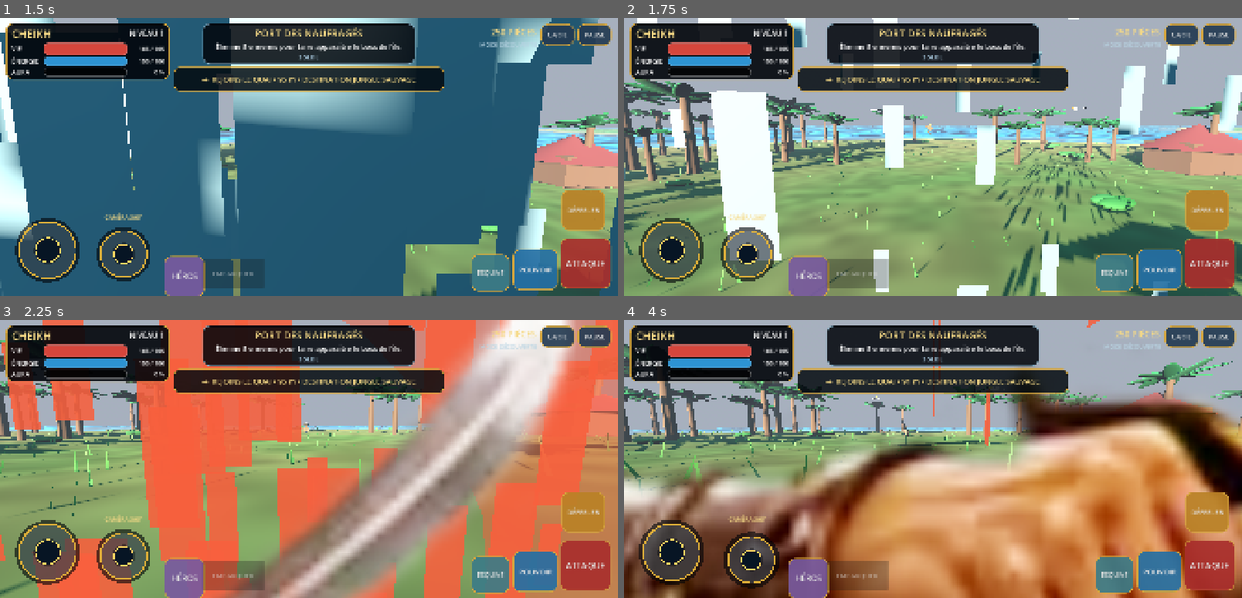
Above: before the commit, frames 1-4 (two rows, left to right).
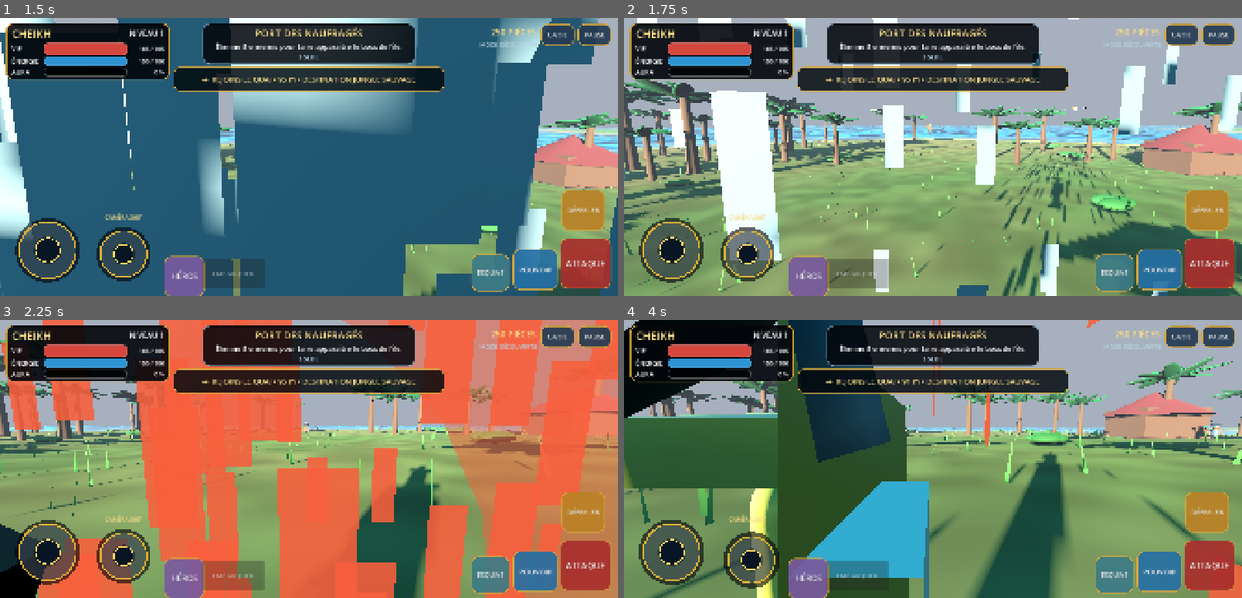
Above: after the commit, the same moments.

Repository: Chasmet/Chk-pirate-warrior-
Game: Godot game, scene res://scenes/main.tscn
Same seed, same stepped clock (60 frames per second), same inputs: the game is played once before the commit and once after it.
Inputs (mouse positions are in pixels of both pictures, inside the frame that each line leads up to):
- Up to frame 1 (1.5 s): click (123, 84) at 0.52 s; click "COMMENCER" at 1.25 s
- Up to frame 2 (1.75 s): no input
- Up to frame 3 (2.25 s): drag from (414, 495) to (370, 397) at 2.02 s
- Up to frame 4 (4 s): drag from (673, 553) to (902, 514) at 2.77 s; move the mouse to (753, 559) at 3.52 s; hold D (move_right) from 3.53 s (still down); tap Q (aura) at 3.6 s; click (753, 559) at 3.67 s

Frame 1 is identical in both runs. In frame 2, 0.7% of the frame differs, in the area x 22-72%, y 57-100%; in frame 3, 23%; in frame 4, 64%, in the area x 0-100%, y 0-100%.

Commit message:
feat(heroes): remplacer les planches par des modèles 3D procéduraux

Diff:
--- a/godot/scripts/hero_factory.gd
+++ b/godot/scripts/hero_factory.gd
@@ -55,16 +55,20 @@
 	hero.name = String(profile["display_name"])
 	hero.set_meta("hero_id", resolved_id)
 	hero.set_meta("profile", profile)
+	hero.set_meta("procedural_3d", true)
 
 	var rig := Node3D.new()
 	rig.name = "RigVisuel"
 	hero.add_child(rig)
-	_build_character_art(rig, profile, third_person)
+	_build_compatibility_art(rig, profile, third_person)
+	_build_model_3d(rig, resolved_id, profile)
 	_build_ground_shadow(rig, profile)
 	_build_aura(rig, profile)
 	return hero
 
-static func _build_character_art(root: Node3D, profile: Dictionary, third_person: bool) -> void:
+# Cette planche reste minuscule pour préserver les anciennes interfaces et les
+# tests de ressources. Le personnage visible en jeu est désormais Model3D.
+static func _build_compatibility_art(root: Node3D, profile: Dictionary, third_person: bool) -> void:
 	var sprite := Sprite3D.new()
 	sprite.name = "CharacterArt"
 	var texture_path := String(profile["third_person_sprite"]) if third_person else String(profile["sprite"])
@@ -72,19 +76,168 @@
 	sprite.hframes = 4
 	sprite.vframes = 1
 	sprite.frame = 0
-	sprite.pixel_size = float(profile["pixel_size"])
+	sprite.pixel_size = 0.000001
 	sprite.position.y = float(profile["sprite_y"])
-	sprite.billboard = BaseMaterial3D.BILLBOARD_ENABLED
+	sprite.billboard = BaseMaterial3D.BILLBOARD_DISABLED
 	sprite.double_sided = true
 	sprite.shaded = false
 	sprite.cast_shadow = GeometryInstance3D.SHADOW_CASTING_SETTING_OFF
-	# Le héros appartient au monde 3D : le depth test doit rester actif pour
-	# qu'un mur, un arbre ou le navire puisse réellement passer devant lui.
-	# L'opaque pre-pass stabilise les contours transparents sur les GPU mobiles.
 	sprite.no_depth_test = false
 	sprite.alpha_cut = SpriteBase3D.ALPHA_CUT_OPAQUE_PREPASS
-	sprite.render_priority = 2
+	sprite.render_priority = -8
 	root.add_child(sprite)
+
+static func _build_model_3d(root: Node3D, hero_id: String, profile: Dictionary) -> void:
+	var model := Node3D.new()
+	model.name = "Model3D"
+	model.set_meta("hero_id", hero_id)
+	model.set_meta("front_axis", Vector3(0.0, 0.0, -1.0))
+	root.add_child(model)
+
+	var height_ratio := float(profile["height"]) / 1.92
+	model.scale = Vector3.ONE * height_ratio
+
+	var skin := _material(Color(profile["skin"]), 0.78)
+	var skin_light := _material(Color(profile["skin"]).lightened(0.08), 0.72)
+	var accent := _material(Color(profile["accent"]), 0.62)
+	var aura_color := Color(profile["aura"])
+	var dark := _material(Color("17202a"), 0.86)
+	var cloth_dark := _material(Color("26313b"), 0.88)
+	var leather := _material(Color("4b3023"), 0.90)
+	var white := _material(Color("f1eadc"), 0.70)
+	var eye_dark := _material(Color("090b0d"), 0.55)
+	var metal := _material(Color("c7d1d6"), 0.24, 0.72)
+	var gold := _material(Color("d8ad48"), 0.32, 0.62)
+
+	var hips := Node3D.new()
+	hips.name = "Hanches"
+	hips.position = Vector3(0.0, 0.82, 0.0)
+	model.add_child(hips)
+	_add_box(hips, "Ceinture", Vector3(0.54, 0.18, 0.30), Vector3.ZERO, Vector3.ZERO, leather)
+	_add_box(hips, "Boucle", Vector3(0.13, 0.11, 0.035), Vector3(0.0, 0.0, -0.17), Vector3.ZERO, gold)
+
+	var torso := Node3D.new()
+	torso.name = "Torse"
+	torso.position = Vector3(0.0, 1.22, 0.0)
+	model.add_child(torso)
+	var torso_width := 0.68 if hero_id == "cheikh" else 0.55 if hero_id == "yvane" else 0.58
+	_add_box(torso, "Buste", Vector3(torso_width, 0.72, 0.34), Vector3.ZERO, Vector3.ZERO, accent)
+	_add_box(torso, "Chemise", Vector3(torso_width * 0.46, 0.58, 0.035), Vector3(0.0, 0.0, -0.19), Vector3.ZERO, white)
+	_add_box(torso, "Sangle", Vector3(0.11, 0.82, 0.045), Vector3(0.08, 0.0, -0.22), Vector3(0.0, 0.0, -26.0), leather)
+
+	var coat := Node3D.new()
+	coat.name = "Manteau"
+	coat.position = Vector3(0.0, -0.26, 0.17)
+	torso.add_child(coat)
+	_add_box(coat, "PanGauche", Vector3(0.24, 0.68, 0.08), Vector3(-0.17, -0.28, 0.0), Vector3(8.0, 0.0, -4.0), accent)
+	_add_box(coat, "PanDroit", Vector3(0.24, 0.68, 0.08), Vector3(0.17, -0.28, 0.0), Vector3(8.0, 0.0, 4.0), accent)
+
+	var head := Node3D.new()
+	head.name = "Tete"
+	head.position = Vector3(0.0, 1.78, 0.0)
+	model.add_child(head)
+	_add_sphere(head, "Visage", 0.245, Vector3.ZERO, Vector3(1.0, 1.08, 0.94), skin_light)
+	_build_face(head, hero_id, skin, white, eye_dark, accent, gold)
+	_build_hair(head, hero_id, dark, accent, leather)
+
+	_build_arm(model, "BrasGauche", -1.0, skin, accent, hero_id)
+	var right_arm := _build_arm(model, "BrasDroit", 1.0, skin, accent, hero_id)
+	_build_leg(model, "JambeGauche", -1.0, cloth_dark, leather)
+	_build_leg(model, "JambeDroite", 1.0, cloth_dark, leather)
+	_build_weapon(right_arm, hero_id, aura_color, leather, metal, gold)
+
+	if hero_id == "nelvyn":
+		_build_backpack(torso, dark, gold, aura_color)
+	elif hero_id == "yvane":
+		_build_lightning_marks(torso, aura_color)
+	else:
+		_build_captain_details(torso, gold)
+
+static func _build_face(head: Node3D, hero_id: String, skin: StandardMaterial3D, white: StandardMaterial3D, eye_dark: StandardMaterial3D, accent: StandardMaterial3D, gold: StandardMaterial3D) -> void:
+	for side in [-1.0, 1.0]:
+		_add_sphere(head, "Oeil", 0.055, Vector3(side * 0.085, 0.045, -0.218), Vector3(1.05, 0.72, 0.42), white)
+		_add_sphere(head, "Pupille", 0.026, Vector3(side * 0.085, 0.043, -0.252), Vector3(0.74, 0.82, 0.38), eye_dark)
+		_add_box(head, "Sourcil", Vector3(0.10, 0.022, 0.024), Vector3(side * 0.085, 0.115, -0.235), Vector3(0.0, 0.0, side * -7.0), eye_dark)
+	_add_sphere(head, "Nez", 0.040, Vector3(0.0, -0.005, -0.258), Vector3(0.72, 1.05, 0.62), skin)
+	_add_box(head, "Bouche", Vector3(0.10, 0.020, 0.022), Vector3(0.0, -0.105, -0.244), Vector3.ZERO, eye_dark)
+	if hero_id == "cheikh":
+		_add_box(head, "Barbe", Vector3(0.31, 0.16, 0.12), Vector3(0.0, -0.175, -0.105), Vector3(12.0, 0.0, 0.0), eye_dark)
+	elif hero_id == "nelvyn":
+		var goggles := Node3D.new()
+		goggles.name = "Lunettes"
+		head.add_child(goggles)
+		for side in [-1.0, 1.0]:
+			_add_cylinder(goggles, "Verre", 0.073, 0.035, Vector3(side * 0.082, 0.050, -0.258), Vector3(90.0, 0.0, 0.0), gold)
+		_add_box(goggles, "Pont", Vector3(0.055, 0.020, 0.020), Vector3(0.0, 0.050, -0.270), Vector3.ZERO, accent)
+
+static func _build_hair(head: Node3D, hero_id: String, dark: StandardMaterial3D, accent: StandardMaterial3D, leather: StandardMaterial3D) -> void:
+	if hero_id == "cheikh":
+		_add_sphere(head, "Cheveux", 0.252, Vector3(0.0, 0.085, 0.018), Vector3(1.02, 0.62, 1.02), dark)
+		_add_box(head, "Bandeau", Vector3(0.52, 0.075, 0.37), Vector3(0.0, 0.145, -0.010), Vector3.ZERO, accent)
+	elif hero_id == "yvane":
+		_add_sphere(head, "Cheveux", 0.248, Vector3(0.0, 0.10, 0.020), Vector3(1.02, 0.64, 1.02), dark)
+		for index in range(7):
+			var x := -0.21 + float(index) * 0.07
+			var length := 0.34 + float(abs(index - 3)) * 0.025
+			_add_capsule(head, "Tresse_%d" % index, 0.025, length, Vector3(x, -0.03, 0.105), Vector3(8.0, 0.0, float(index - 3) * 4.0), dark)
+	else:
+		_add_sphere(head, "Cheveux", 0.250, Vector3(0.0, 0.10, 0.025), Vector3(1.04, 0.66, 1.04), dark)
+		_add_box(head, "Casquette", Vector3(0.54, 0.10, 0.40), Vector3(0.0, 0.16, -0.005), Vector3.ZERO, leather)
+		_add_box(head, "Visiere", Vector3(0.30, 0.035, 0.20), Vector3(0.0, 0.145, -0.235), Vector3(-8.0, 0.0, 0.0), accent)
+
+static func _build_arm(model: Node3D, node_name: String, side: float, skin: StandardMaterial3D, accent: StandardMaterial3D, hero_id: String) -> Node3D:
+	var pivot := Node3D.new()
+	pivot.name = node_name
+	pivot.position = Vector3(side * (0.41 if hero_id == "cheikh" else 0.35), 1.48, 0.0)
+	model.add_child(pivot)
+	_add_capsule(pivot, "Manche", 0.105, 0.55, Vector3(0.0, -0.24, 0.0), Vector3.ZERO, accent)
+	_add_sphere(pivot, "Main", 0.105, Vector3(0.0, -0.55, -0.015), Vector3.ONE, skin)
+	return pivot
+
+static func _build_leg(model: Node3D, node_name: String, side: float, cloth: StandardMaterial3D, leather: StandardMaterial3D) -> Node3D:
+	var pivot := Node3D.new()
+	pivot.name = node_name
+	pivot.position = Vector3(side * 0.17, 0.78, 0.0)
+	model.add_child(pivot)
+	_add_capsule(pivot, "Jambe", 0.13, 0.70, Vector3(0.0, -0.30, 0.0), Vector3.ZERO, cloth)
+	_add_box(pivot, "Botte", Vector3(0.26, 0.24, 0.42), Vector3(0.0, -0.69, -0.07), Vector3.ZERO, leather)
+	return pivot
+
+static func _build_weapon(arm: Node3D, hero_id: String, aura_color: Color, leather: StandardMaterial3D, metal: StandardMaterial3D, gold: StandardMaterial3D) -> void:
+	var weapon := Node3D.new()
+	weapon.name = "Arme"
+	weapon.position = Vector3(0.0, -0.61, -0.02)
+	arm.add_child(weapon)
+	if hero_id == "cheikh":
+		_add_cylinder(weapon, "Poignee", 0.035, 0.24, Vector3(0.0, -0.03, 0.0), Vector3.ZERO, leather)
+		_add_box(weapon, "Garde", Vector3(0.28, 0.035, 0.055), Vector3(0.0, -0.13, 0.0), Vector3.ZERO, gold)
+		_add_box(weapon, "Lame", Vector3(0.075, 0.80, 0.025), Vector3(0.0, -0.57, 0.0), Vector3(0.0, 0.0, -9.0), metal)
+	elif hero_id == "yvane":
+		_add_box(weapon, "BrancheGauche", Vector3(0.045, 0.38, 0.045), Vector3(-0.08, -0.18, 0.0), Vector3(0.0, 0.0, -18.0), leather)
+		_add_box(weapon, "BrancheDroite", Vector3(0.045, 0.38, 0.045), Vector3(0.08, -0.18, 0.0), Vector3(0.0, 0.0, 18.0), leather)
+		_add_box(weapon, "Elastique", Vector3(0.24, 0.018, 0.018), Vector3(0.0, -0.37, 0.0), Vector3.ZERO, _emissive_material(aura_color, 3.0))
+	else:
+		_add_sphere(weapon, "Gadget", 0.16, Vector3(0.0, -0.12, 0.0), Vector3.ONE, _emissive_material(aura_color, 4.5))
+		_add_cylinder(weapon, "Anneau", 0.20, 0.035, Vector3(0.0, -0.12, 0.0), Vector3(90.0, 0.0, 0.0), gold)
+
+static func _build_backpack(torso: Node3D, dark: StandardMaterial3D, gold: StandardMaterial3D, aura_color: Color) -> void:
+	var backpack := Node3D.new()
+	backpack.name = "SacInventeur"
+	backpack.position = Vector3(0.0, 0.0, 0.26)
+	torso.add_child(backpack)
+	_add_box(backpack, "Sac", Vector3(0.44, 0.52, 0.20), Vector3.ZERO, Vector3.ZERO, dark)
+	_add_cylinder(backpack, "RéservoirGauche", 0.065, 0.38, Vector3(-0.15, 0.0, 0.15), Vector3.ZERO, gold)
+	_add_cylinder(backpack, "RéservoirDroit", 0.065, 0.38, Vector3(0.15, 0.0, 0.15), Vector3.ZERO, gold)
+	_add_sphere(backpack, "Énergie", 0.075, Vector3(0.0, 0.12, 0.14), Vector3.ONE, _emissive_material(aura_color, 4.0))
+
+static func _build_lightning_marks(torso: Node3D, aura_color: Color) -> void:
+	var glow := _emissive_material(aura_color, 3.8)
+	_add_box(torso, "ÉclairHaut", Vector3(0.10, 0.30, 0.025), Vector3(-0.12, 0.12, -0.215), Vector3(0.0, 0.0, -26.0), glow)
+	_add_box(torso, "ÉclairBas", Vector3(0.10, 0.28, 0.025), Vector3(0.02, -0.10, -0.215), Vector3(0.0, 0.0, 25.0), glow)
+
+static func _build_captain_details(torso: Node3D, gold: StandardMaterial3D) -> void:
+	for side in [-1.0, 1.0]:
+		_add_box(torso, "Épaulette", Vector3(0.23, 0.08, 0.30), Vector3(side * 0.36, 0.31, 0.0), Vector3(0.0, 0.0, side * 5.0), gold)
 
 static func _build_ground_shadow(root: Node3D, profile: Dictionary) -> void:
 	var shadow := MeshInstance3D.new()
@@ -93,7 +246,7 @@
 	mesh.top_radius = 0.52 if String(profile["display_name"]) == "CHEIKH" else 0.42
 	mesh.bottom_radius = mesh.top_radius
 	mesh.height = 0.018
-	mesh.radial_segments = 40
+	mesh.radial_segments = 28
 	shadow.mesh = mesh
 	shadow.position.y = 0.025
 	var material := StandardMaterial3D.new()
@@ -106,7 +259,7 @@
 static func _build_aura(root: Node3D, profile: Dictionary) -> void:
 	var aura := GPUParticles3D.new()
 	aura.name = "Aura"
-	aura.amount = 180
+	aura.amount = 132
 	aura.lifetime = 0.72
 	aura.emitting = false
 	aura.visibility_aabb = AABB(Vector3(-2.5, -0.3, -2.5), Vector3(5, 4.5, 5))
@@ -135,3 +288,58 @@
 	aura.draw_pass_1 = quad
 	aura.position.y = float(profile["height"]) * 0.48
 	root.add_child(aura)
+
+static func _material(color: Color, roughness: float = 0.75, metallic: float = 0.0) -> StandardMaterial3D:
+	var material := StandardMaterial3D.new()
+	material.albedo_color = color
+	material.roughness = roughness
+	material.metallic = metallic
+	return material
+
+static func _emissive_material(color: Color, energy: float) -> StandardMaterial3D:
+	var material := _material(color, 0.35, 0.18)
+	material.emission_enabled = true
+	material.emission = color
+	material.emission_energy_multiplier = energy
+	return material
+
+static func _add_box(parent: Node3D, node_name: String, size: Vector3, position: Vector3, rotation_value: Vector3, material: StandardMaterial3D) -> MeshInstance3D:
+	var mesh := BoxMesh.new()
+	mesh.size = size
+	return _add_mesh(parent, node_name, mesh, position, rotation_value, Vector3.ONE, material)
+
+static func _add_sphere(parent: Node3D, node_name: String, radius: float, position: Vector3, scale_value: Vector3, material: StandardMaterial3D) -> MeshInstance3D:
+	var mesh := SphereMesh.new()
+	mesh.radius = radius
+	mesh.height = radius * 2.0
+	mesh.radial_segments = 20
+	mesh.rings = 12
+	return _add_mesh(parent, node_name, mesh, position, Vector3.ZERO, scale_value, material)
+
+static func _add_capsule(parent: Node3D, node_name: String, radius: float, height: float, position: Vector3, rotation_value: Vector3, material: StandardMaterial3D) -> MeshInstance3D:
+	var mesh := CapsuleMesh.new()
+	mesh.radius = radius
+	mesh.height = height
+	mesh.radial_segments = 16
+	mesh.rings = 8
+	return _add_mesh(parent, node_name, mesh, position, rotation_value, Vector3.ONE, material)
+
+static func _add_cylinder(parent: Node3D, node_name: String, radius: float, height: float, position: Vector3, rotation_value: Vector3, material: StandardMaterial3D) -> MeshInstance3D:
+	var mesh := CylinderMesh.new()
+	mesh.top_radius = radius
+	mesh.bottom_radius = radius
+	mesh.height = height
+	mesh.radial_segments = 18
+	return _add_mesh(parent, node_name, mesh, position, rotation_value, Vector3.ONE, material)
+
+static func _add_mesh(parent: Node3D, node_name: String, mesh: PrimitiveMesh, position: Vector3, rotation_value: Vector3, scale_value: Vector3, material: StandardMaterial3D) -> MeshInstance3D:
+	var instance := MeshInstance3D.new()
+	instance.name = node_name
+	instance.mesh = mesh
+	instance.position = position
+	instance.rotation_degrees = rotation_value
+	instance.scale = scale_value
+	instance.material_override = material
+	instance.cast_shadow = GeometryInstance3D.SHADOW_CASTING_SETTING_ON
+	parent.add_child(instance)
+	return instance
